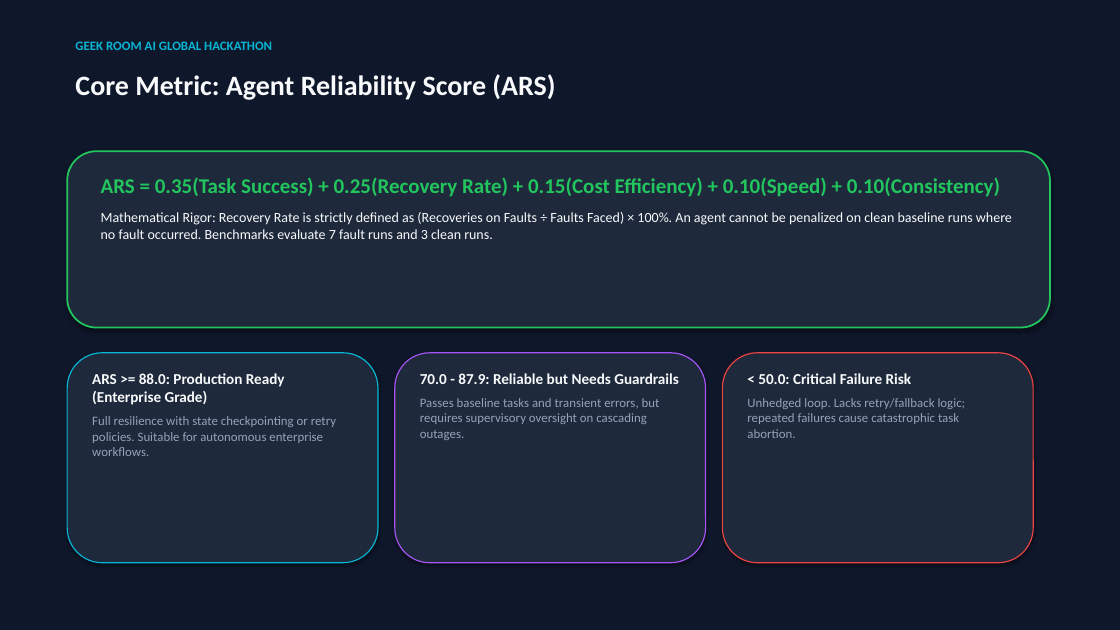
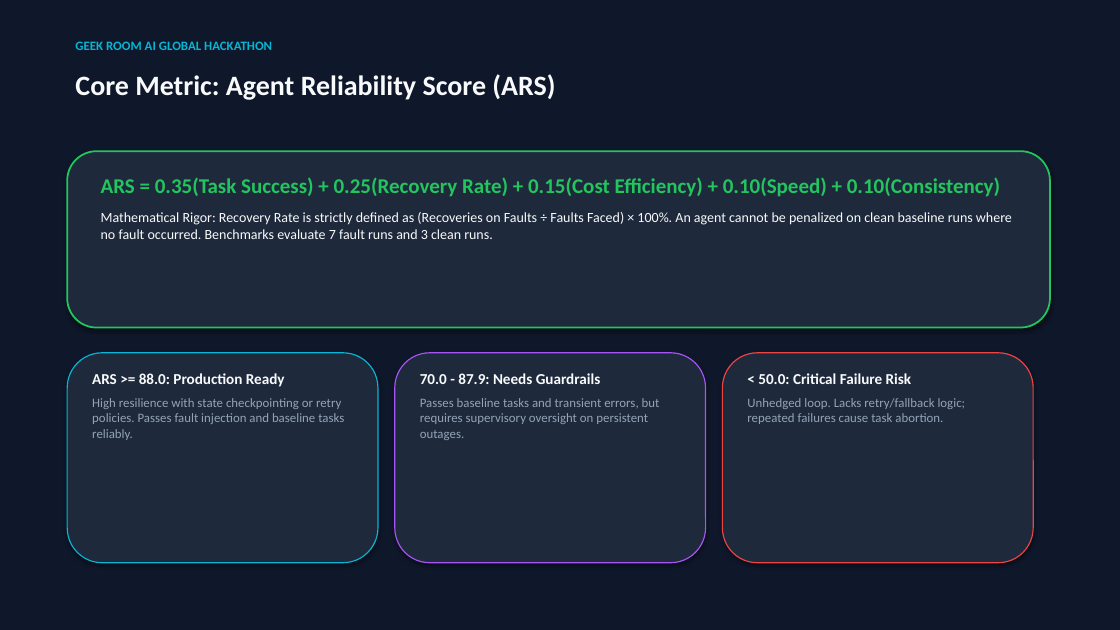
Before and after one commit to Mohan-M04/agentbench-arena, a slide deck: slide 7 of AgentBench_Arena_Hackathon_Pitch_Deck.pptx. Drawn at 1120x630 pixels with LibreOffice and Linux fonts; fonts in the diff are those of the drawing. Boxes give left, top, right and bottom in pixels: in the first picture for what was removed or moved away, otherwise in the second. Text is boxed around its words. In the diff, an @@ line names an element or a change of style, - is before the commit and + after.

Commit message:
feat(benchmark): update 10-run multi-task suite, ARS recovery rate ratio, and pitch deck

```diff
--- a/AgentBench_Arena_Hackathon_Pitch_Deck.pptx
+++ b/AgentBench_Arena_Hackathon_Pitch_Deck.pptx
@@ text at (92,373,344,440): text changed @@
-ARS >= 88.0: Production Ready (Enterprise Grade)
-Full resilience with state checkpointing or retry policies. Suitable for autonomous enterprise workflows.
+ARS >= 88.0: Production Ready
+High resilience with state checkpointing or retry policies. Passes fault injection and baseline tasks reliably.
@@ text at (420,373,660,440): text changed @@
-70.0 - 87.9: Reliable but Needs Guardrails
-Passes baseline tasks and transient errors, but requires supervisory oversight on cascading outages.
+70.0 - 87.9: Needs Guardrails
+Passes baseline tasks and transient errors, but requires supervisory oversight on persistent outages.
@@ text at (747,398,966,424): text changed @@
-Unhedged loop. Lacks retry/fallback logic; repeated failures cause catastrophic task abortion.
+Unhedged loop. Lacks retry/fallback logic; repeated failures cause task abortion.
```
Also in this commit, not shown: 5 other slides changed, 4 other files.
